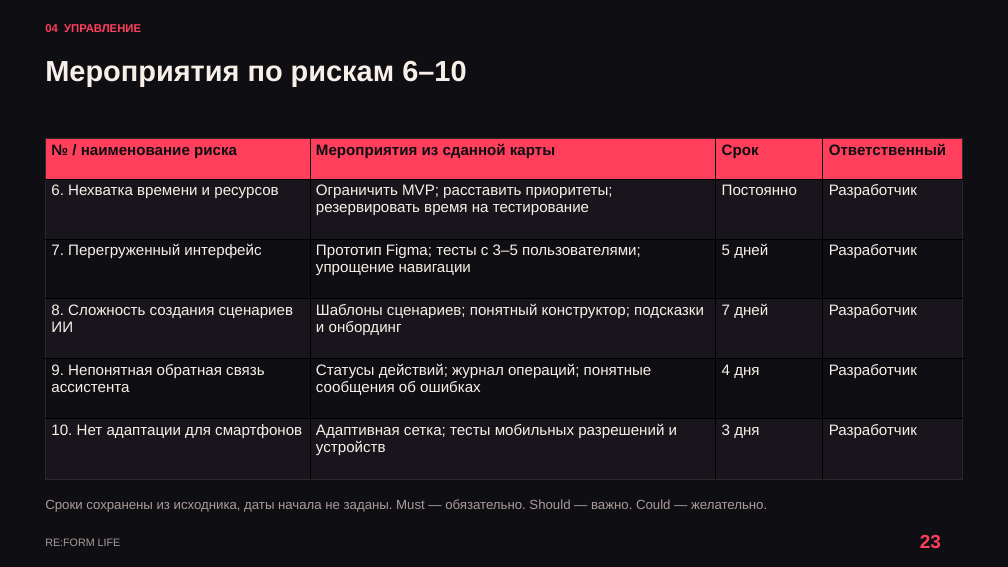
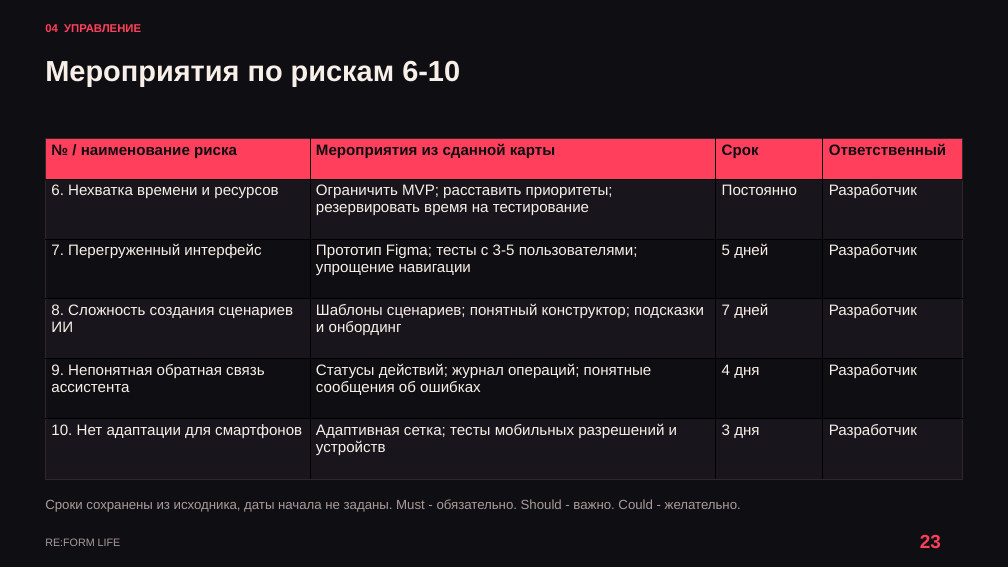
Before and after one commit to kartaamigo/RE-FORM-LIFE, a slide deck: slide 23 of docs/project-plan/RE_FORM_LIFE_Reviewed_Design.pptx. Drawn at 1008x567 pixels with LibreOffice and Linux fonts; fonts in the diff are those of the drawing. Boxes give left, top, right and bottom in pixels: in the first picture for what was removed or moved away, otherwise in the second. Text is boxed around its words. In the diff, an @@ line names an element or a change of style, - is before the commit and + after.

```diff
--- a/docs/project-plan/RE_FORM_LIFE_Reviewed_Design.pptx
+++ b/docs/project-plan/RE_FORM_LIFE_Reviewed_Design.pptx
@@ text at (45,60,460,87): text changed @@
-Мероприятия по рискам 6–10
+Мероприятия по рискам 6-10
@@ table at (45,138,963,478) @@
-row 3, column 2: Прототип Figma; тесты с 3–5 пользователями; упрощение навигации
+row 3, column 2: Прототип Figma; тесты с 3-5 пользователями; упрощение навигации
@@ text at (45,499,741,512): text changed @@
-Сроки сохранены из исходника, даты начала не заданы. Must — обязательно. Should — важно. Could — желательно.
+Сроки сохранены из исходника, даты начала не заданы. Must - обязательно. Should - важно. Could - желательно.
```
Also in this commit, not shown: 41 other slides changed, 1 other file.
